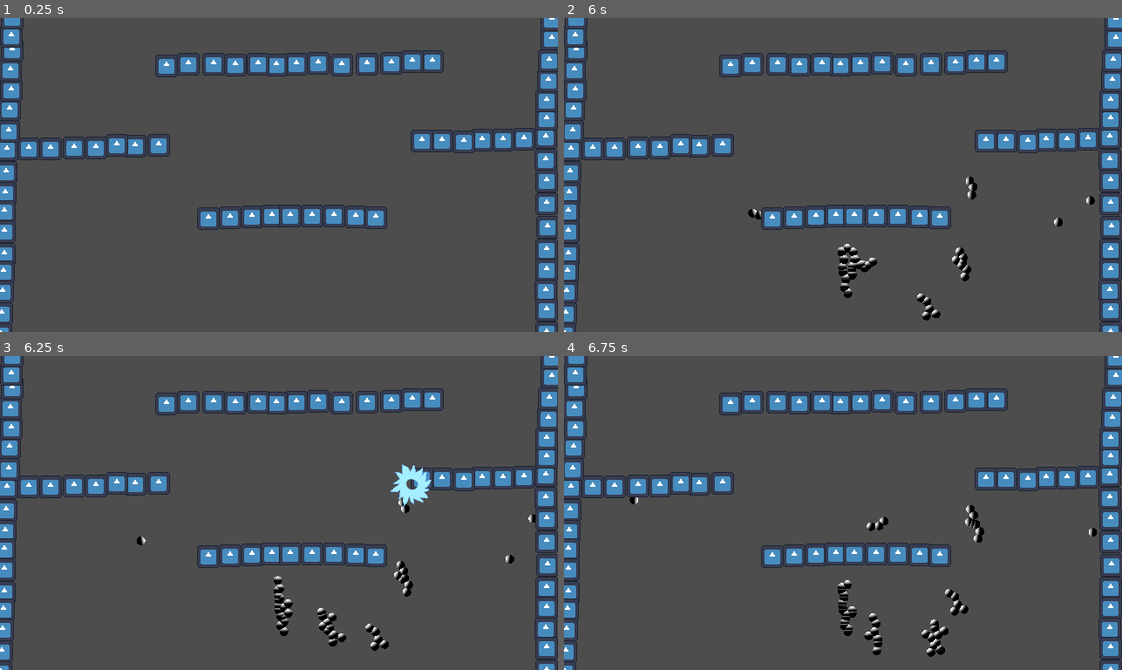
Above: before the commit, frames 1-4 (two rows, left to right).
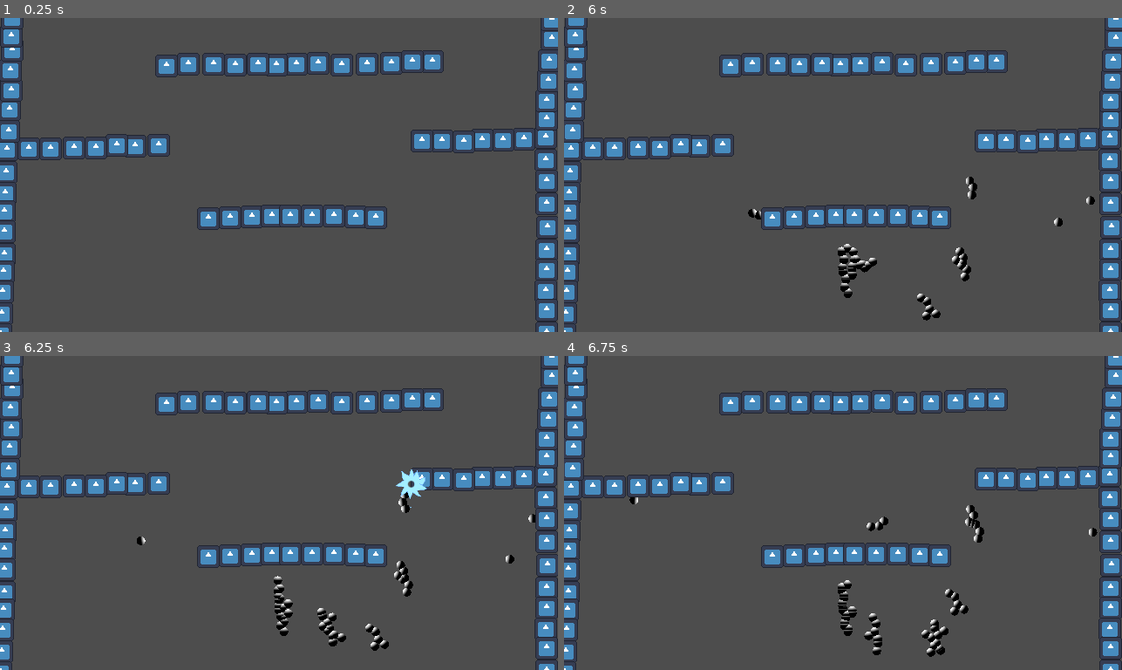
Above: after the commit, the same moments.

Repository: Raattis/ggj25
Game: Godot game, scene res://riku/maailma.tscn
Two runs of this game, one before a commit and one after it. Both use one fixed random seed, a clock stepped at 60 frames per second and the inputs below. The engine's default icon, where the game draws it, is replaced by a stand-in: a white triangle on a blue panel in a dark square.
Inputs (mouse positions are in pixels of both pictures, inside the frame that each line leads up to):
- Up to frame 1 (0.25 s): no input
- Up to frame 2 (6 s): tap Enter at 0.5 s; move the mouse to (965, 159) at 0.52 s; hold Space (launch) 0.53-1.28 s; click (965, 159) at 0.67 s; move the mouse to (731, 190) at 1.27 s; click (731, 190) at 1.35 s; move the mouse to (898, 105) at 2.02 s; hold Space (launch) 2.03-2.78 s; click (898, 105) at 2.17 s; move the mouse to (815, 237) at 2.77 s; click (815, 237) at 2.85 s; move the mouse to (1010, 222) at 3.52 s; hold Space (launch) 3.53-4.28 s; click (1010, 222) at 3.67 s; move the mouse to (675, 127) at 4.27 s; click (675, 127) at 4.35 s; move the mouse to (870, 175) at 5.02 s; hold Space (launch) 5.03-5.78 s; click (870, 175) at 5.17 s; move the mouse to (759, 96) at 5.77 s; click (759, 96) at 5.85 s
- Up to frame 3 (6.25 s): no input
- Up to frame 4 (6.75 s): move the mouse to (965, 497) at 6.52 s; hold Space (launch) from 6.53 s (still down); click (965, 497) at 6.67 s

Frames 1-2 are identical in both runs. In frame 3, 0.4% of the frame differs, in the area x 70-78%, y 34-49%; in frame 4, nothing differs.

Commit message:
fix poks anim frame indexes

Diff:
--- a/godot-project/vesa/poks.gd
+++ b/godot-project/vesa/poks.gd
@@ -1,13 +1,14 @@
 extends Sprite2D
 var passed_time = 0
 var duration = 0.05;
-var frame_duration = duration / 4;
+var frame_duration = duration / 4.0;
 func _ready():
 	pass
 
 func _process(delta: float):
+	var frame_index = passed_time / frame_duration;
+	if frame_index >= 4:
+		queue_free();;;;;
+		return
 	passed_time += delta;
-	frame = passed_time / frame_duration;
-	if passed_time > duration:
-		queue_free();;;;;
-	pass
+	frame = frame_index
